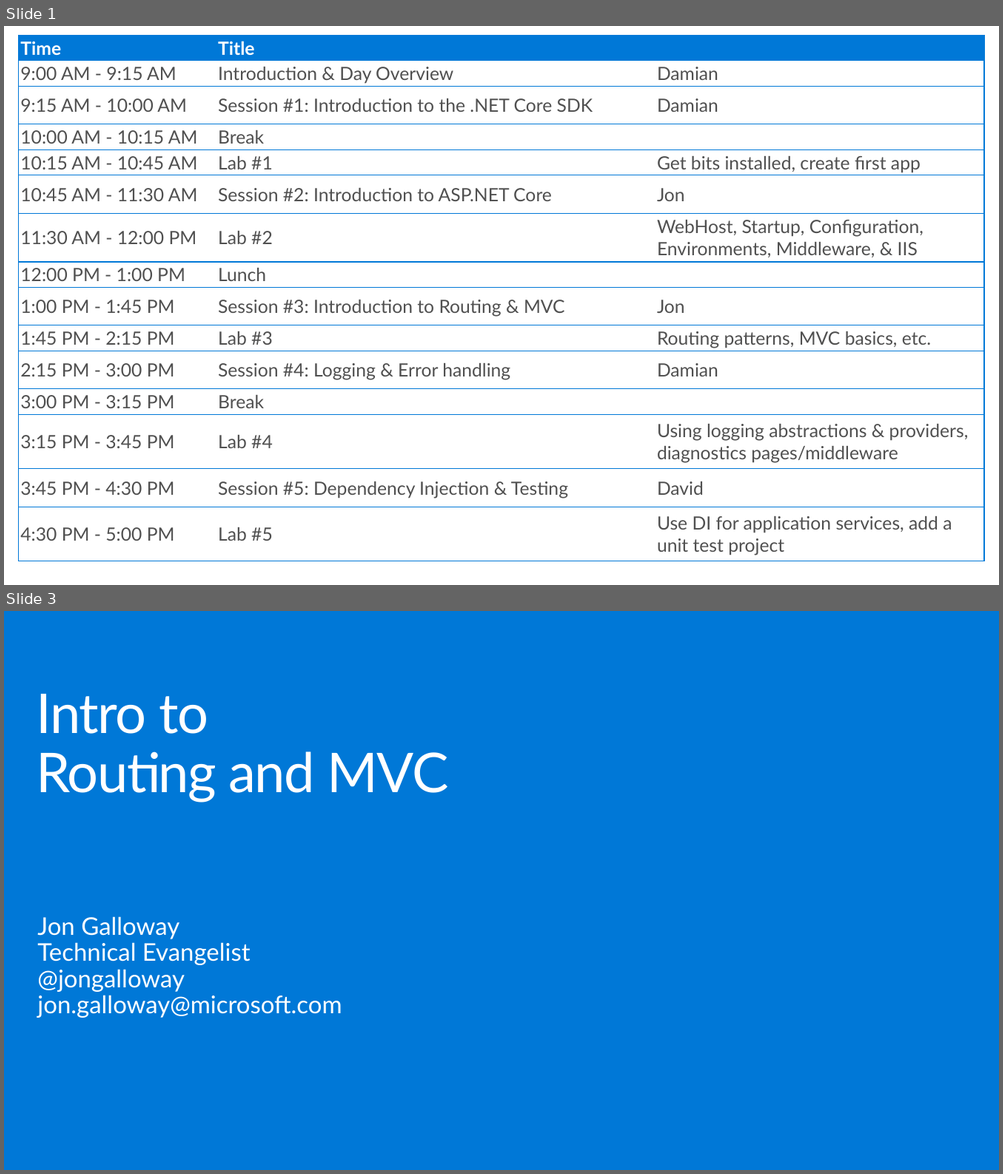
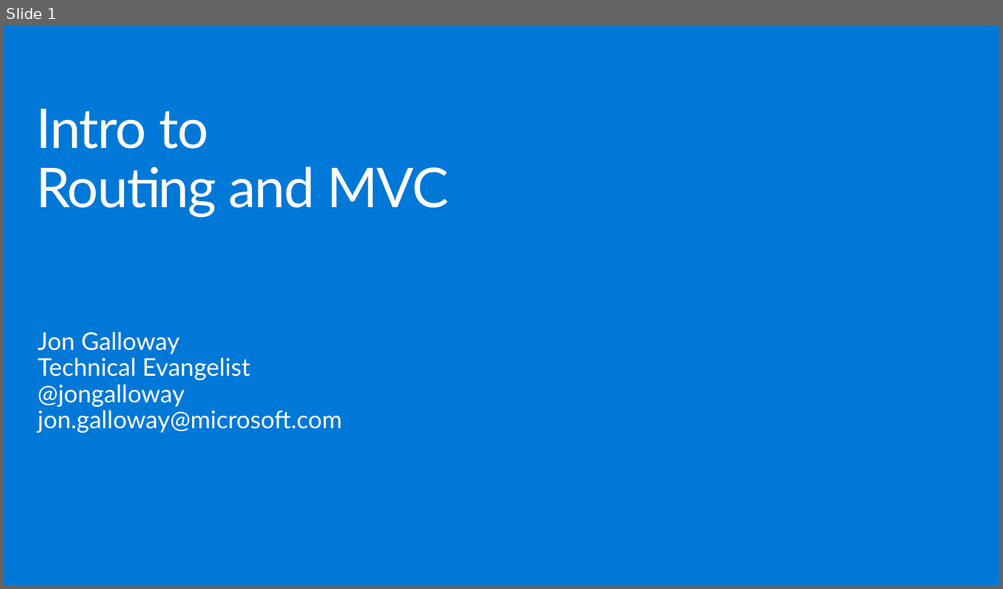
Before and after one commit to dotnet-presentations/aspnetcore-concepts-workshop, a slide deck: Slides/Intro to Routing and MVC.pptx. Shown one above the other, each under a label of ours: slides 1 and 3 before the commit, slide 1 after it; the slides between them are not shown. The pictures are 1003x1174 and 1003x589 pixels, drawn with LibreOffice and Linux fonts; fonts in the diff are those of the drawing; background and template pictures are left out. Boxes give left, top, right and bottom in pixels: in the first picture for what was removed or moved away, otherwise in the second. Text is boxed around its words. In the diff, an @@ line names an element or a change of style, - is before the commit and + after.

Commit message:
Updates to slides

```diff
--- a/Slides/Intro to Routing and MVC.pptx
+++ b/Slides/Intro to Routing and MVC.pptx
@@ slide 1 removed at [4, 26, 999, 585], background #FFFFFF @@
@@ table removed at [19, 35, 984, 561], 15 rows, 3 columns @@
-Time | Title | 
-9:00 AM - 9:15 AM | Introduction & Day Overview | Damian
-9:15 AM - 10:00 AM | Session #1: Introduction to the .NET Core SDK | Damian
-10:00 AM - 10:15 AM | Break | 
-10:15 AM - 10:45 AM | Lab #1 | Get bits installed, create first app
-10:45 AM - 11:30 AM | Session #2: Introduction to ASP.NET Core | Jon
-11:30 AM - 12:00 PM | Lab #2 | WebHost, Startup, Configuration, Environments, Middleware, & IIS
-12:00 PM - 1:00 PM | Lunch | 
-1:00 PM - 1:45 PM | Session #3: Introduction to Routing & MVC | Jon
-1:45 PM - 2:15 PM | Lab #3 | Routing patterns, MVC basics, etc.
-2:15 PM - 3:00 PM | Session #4: Logging & Error handling | Damian
-3:00 PM - 3:15 PM | Break | 
-3:15 PM - 3:45 PM | Lab #4 | Using logging abstractions & providers, diagnostics pages/middleware
-3:45 PM - 4:30 PM | Session #5: Dependency Injection & Testing | David
-4:30 PM - 5:00 PM | Lab #5 | Use DI for application services, add a unit test project
@@ what was slide 3 is now slide 1 @@
```
Also in this commit, not shown: 3 slides added, 1 other slide removed.
